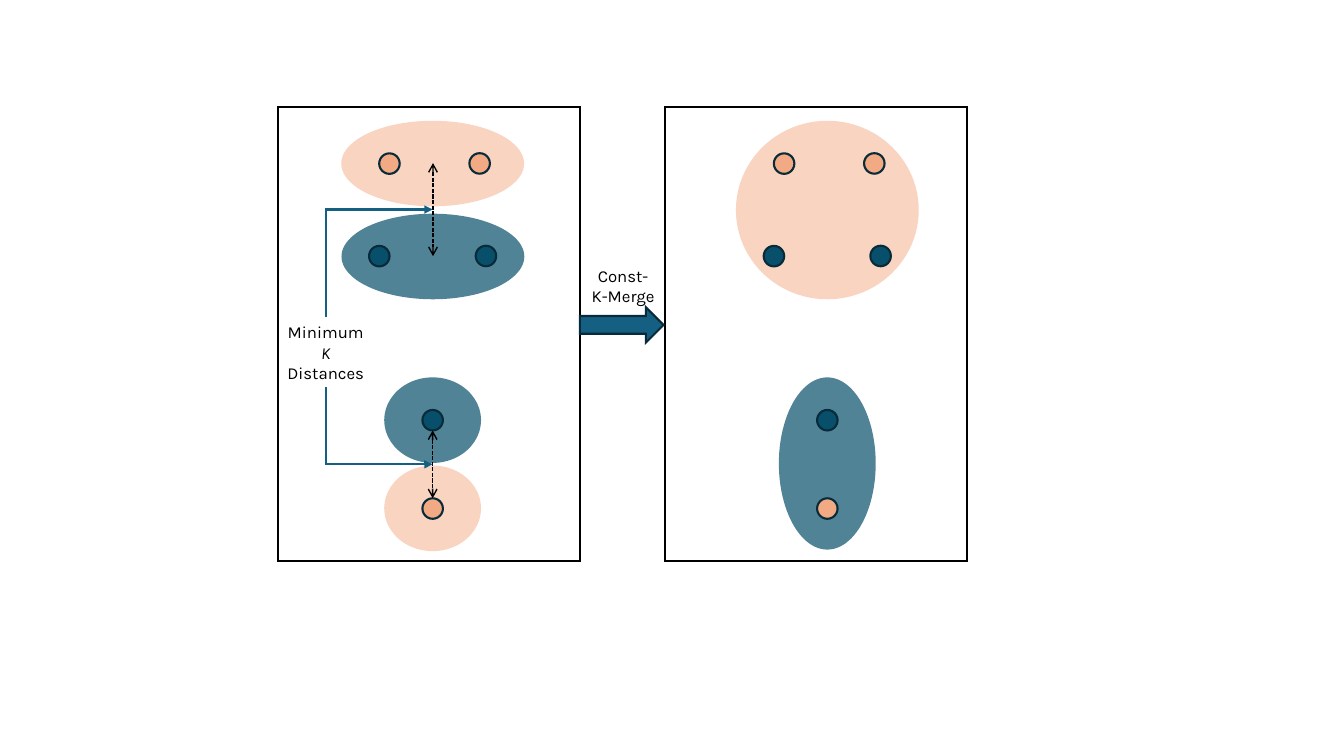
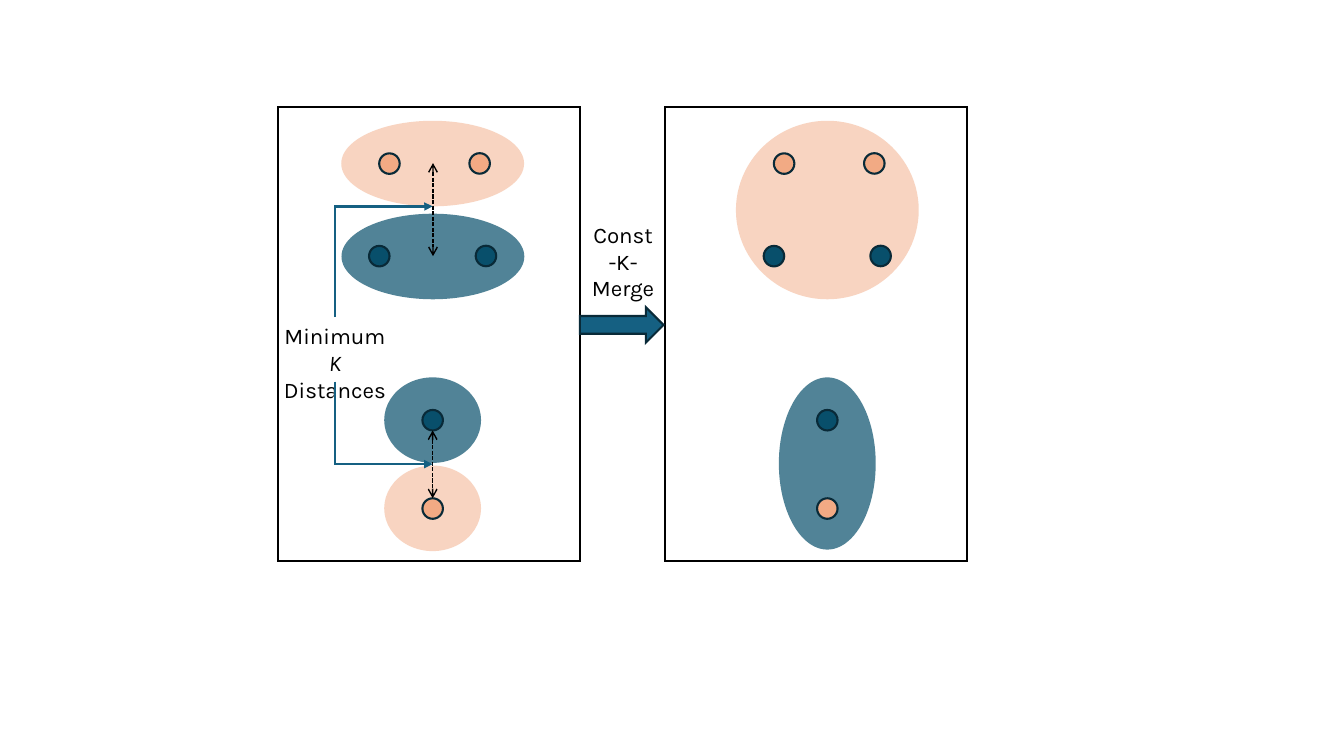
Before and after one commit to MuyeedAhmed/AcceleratedUL, a slide deck: slide 1 of Figures/MergeCluster/ConstK.pptx. Drawn at 1344x756 pixels with LibreOffice and Linux fonts; fonts in the diff are those of the drawing. Boxes give left, top, right and bottom in pixels: in the first picture for what was removed or moved away, otherwise in the second. Text is boxed around its words. In the diff, an @@ line names an element or a change of style, - is before the commit and + after.

```diff
--- a/Figures/MergeCluster/ConstK.pptx
+++ b/Figures/MergeCluster/ConstK.pptx
@@ elbow arrow moved from (326, 318) - (433, 210) to (335, 318) - (433, 207) @@
@@ text "Const-K-Merge" at (x1=592, y1=228, x2=654, y2=302): size 12 to 16 pt @@
@@ text "Const-K-Merge" moved from (x1=592, y1=271, x2=655, y2=307) to (x1=592, y1=228, x2=654, y2=302) @@
@@ text "Minimum K Distances" at (x1=284, y1=328, x2=386, y2=404): size 12 to 16 pt @@
@@ elbow arrow moved from (326, 387) - (433, 464) to (335, 382) - (433, 464) @@
```
Also in this commit, not shown: 25 other files.
